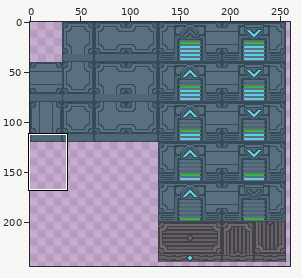
Two versions of one sprite sheet, docs/assets/Test-BlockTile.png. Above: a wide view before the commit, with the close-up outlined.
Close-up. Before the commit:
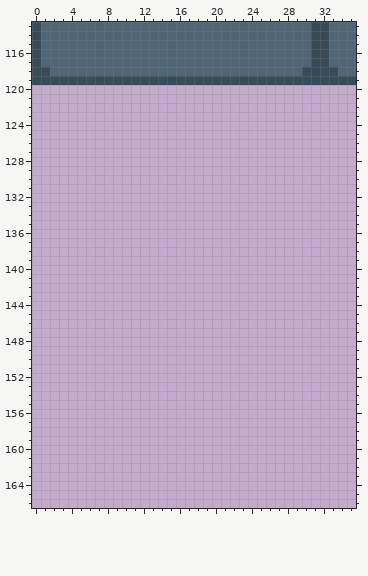
The file is 256x280 pixels. Shown: x 0..35, y 113..166. The old version is drawn lined up with the new one, on the new canvas. The wide view leaves out empty margins.
The result:
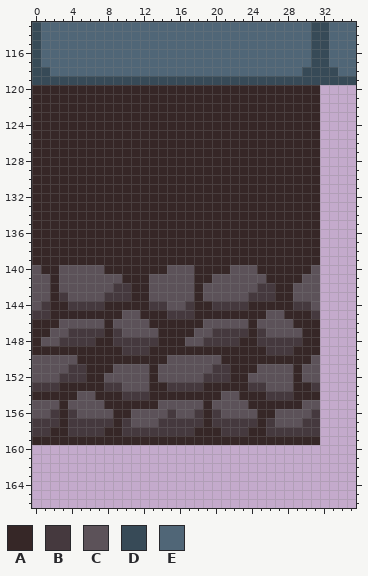
Palette (. is transparent): A #362727  B #45393e  C #5c5259  D #374a57  E #506677
Changes in this commit:
canvas 256x280 -> 1024x1280
y 120..139: x 0..31 ................................ -> AAAAAAAAAAAAAAAAAAAAAAAAAAAAAAAA
y 140: x 0..31 ................................ -> CAACCCCCAAAAAAACCCAAAACCCAAAAAAC
y 141: x 0..31 ................................ -> CCACCCCCCCAAACCCCCAACCCCCCAAAACC
y 142: x 0..31 ................................ -> CCACCCCCCBBAACCCCCACCCCCCBBAACCC
y 143: x 0..31 ................................ -> CCABCCCCBBBAACCCCCACCCCCBBBAACCC
y 144: x 0..31 ................................ -> CBAABBBBAAAAABBCCBAABBBBAAAAABBC
y 145: x 0..31 ................................ -> BBAAAAAAAACCAAABBBAAAAAAAACCAAAB
y 146: x 0..31 ................................ -> AAACCCCCACCCCAAAAAACCCCCACCCCAAA
y 147: x 0..31 ................................ -> AACCBBBBABCCCCAAAACCBBBBABCCCCAA
y 148: x 0..31 ................................ -> ACCBBBBAABBBBBAAACCBBBBAABBBBBAA
y 149: x 0..31 ................................ -> AAAAAAAAAABBBAAAAAAAAAAAAABBBAAA
y 150: x 0..31 ................................ -> CCCCCAAAAAAAAAACCCCCCAAAAAAAAAAC
y 151: x 0..31 ................................ -> CCCCBBAAACCCCACCCCCCBBAAACCCCACC
y 152: x 0..31 ................................ -> CCCBBBAACCCCCACCCCCBBBAACCCCCACC
y 153: x 0..31 ................................ -> BBBAAAAABBCCCAABBBBAAAAABBCCCAAB
y 154: x 0..31 ................................ -> AAAAACCAAABBBAAAAAAAACCAAABBBAAA
y 155: x 0..31 ................................ -> CCCACCCCAAAAAACCCCCACCCCAAAAAACC
y 156: x 0..31 ................................ -> CCBABCCCCAACCCCBCCBABCCCCAACCCCB
y 157: x 0..31 ................................ -> BBBABBBBBABCCCBBBBBABBBBBABCCCBB
y 158: x 0..31 ................................ -> BBAABBBBAABBBBBBBBAAABBBAABBBBBB
y 159: x 0..31 ................................ -> AAAAAAAAAAAAAAAAAAAAAAAAAAAAAAAA
Changed places in both close-ups, as pixel boxes (x1, y1, x2, y2):
added: (32, 85, 320, 445)
